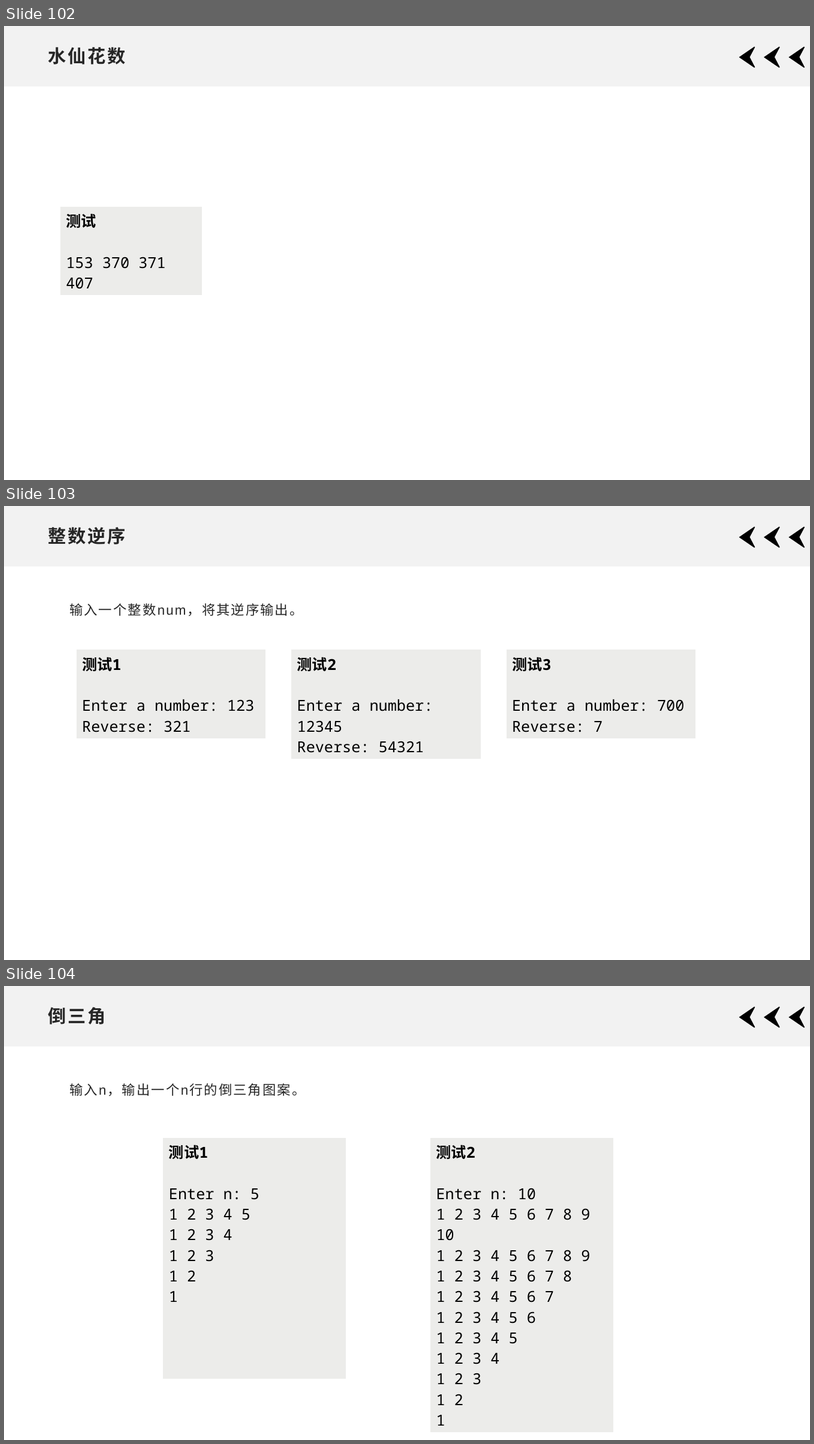
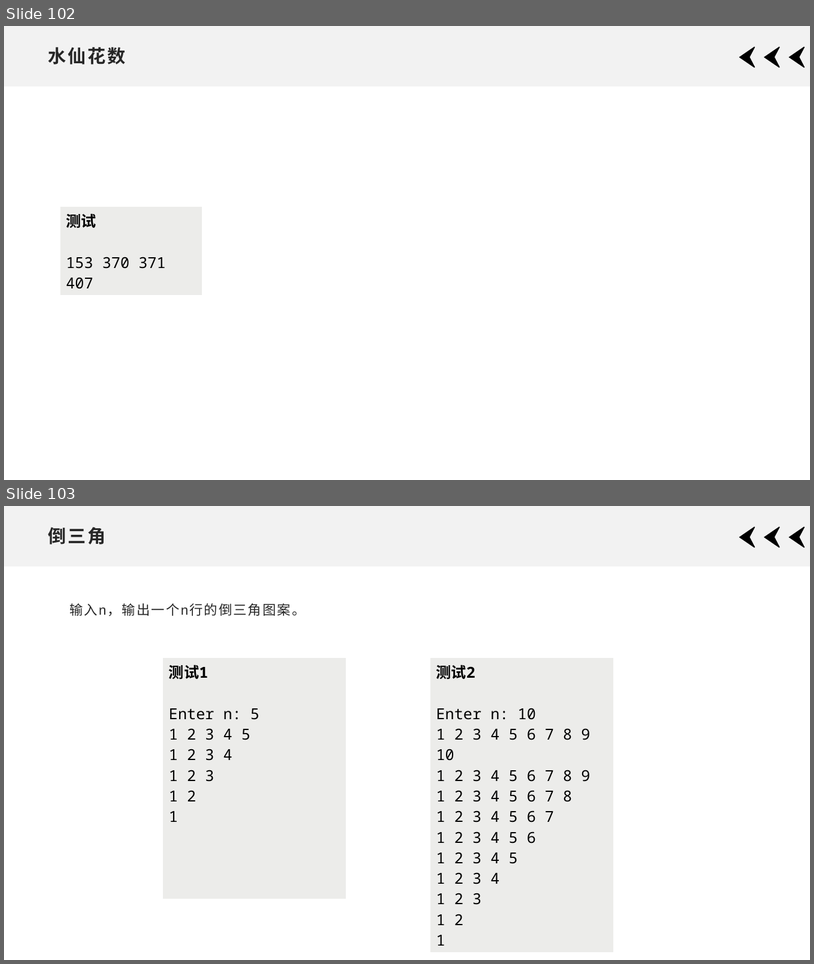
Before and after one commit to xdai02/C, a slide deck: slides/Chapter3.pptx. Shown one above the other, each under a label of ours: slides 102, 103 and 104 before the commit, slides 102 and 103 after it. The pictures are 814x1444 and 814x964 pixels, drawn with LibreOffice and Linux fonts; fonts in the diff are those of the drawing; grey boxes stand for pictures. Boxes give left, top, right and bottom in pixels: in the first picture for what was removed or moved away, otherwise in the second. Text is boxed around its words. In the diff, an @@ line names an element or a change of style, - is before the commit and + after.

Commit message:
fix

```diff
--- a/slides/Chapter3.pptx
+++ b/slides/Chapter3.pptx
@@ slide 103 removed at [4, 506, 810, 960], background #FFFFFF; not listed: 4 template elements that a slide beside it also shows @@
@@ title removed at [48, 527, 126, 544] @@
-整数逆序
@@ text removed at [69, 603, 303, 616] @@
-输入一个整数num，将其逆序输出。
@@ table removed at [76, 649, 266, 735], 1 rows, 1 columns @@
-测试1 / Enter a number: 123 / Reverse: 321
@@ table removed at [291, 649, 482, 755], 1 rows, 1 columns @@
-测试2 / Enter a number: 12345 / Reverse: 54321
@@ table removed at [506, 649, 696, 735], 1 rows, 1 columns @@
-测试3 / Enter a number: 700 / Reverse: 7
@@ what was slide 104 is now slide 103 @@
```
Also in this commit, not shown: 6 slides changed.
